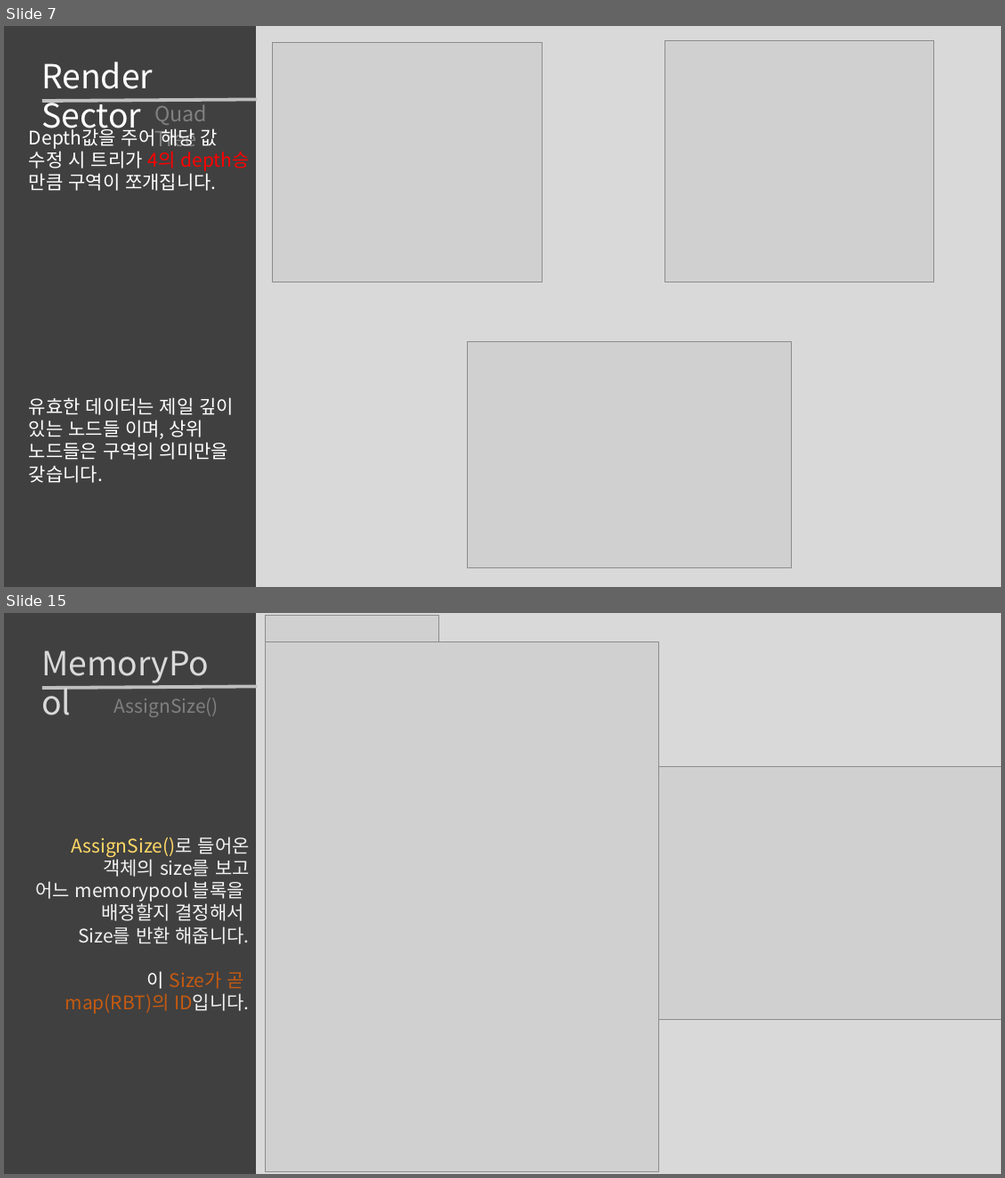
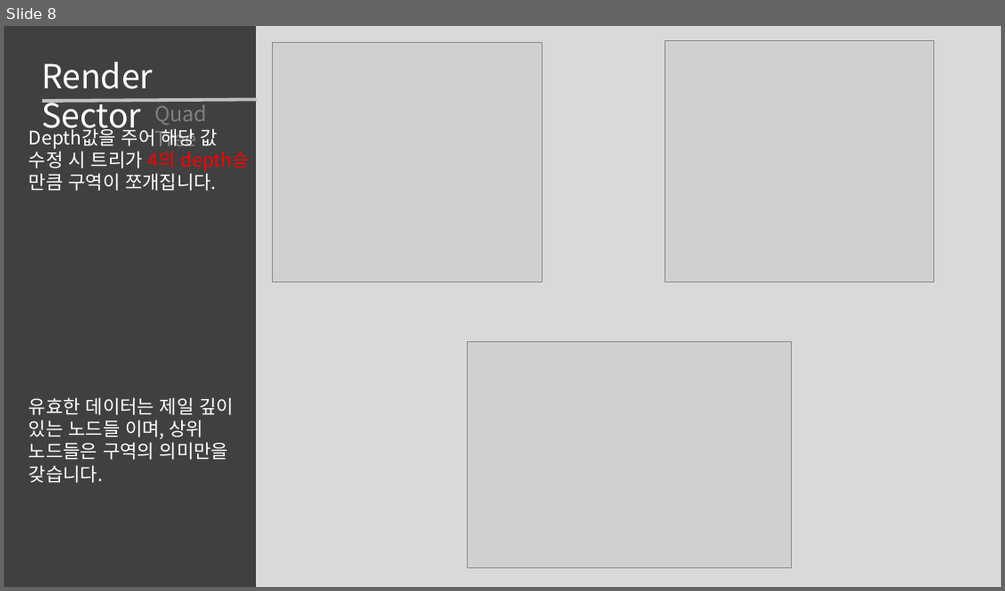
Before and after one commit to roka0105/Team.Yggdrasil_Server, a slide deck: 최예람 포트폴리오.pptx. Shown one above the other, each under a label of ours: slides 7 and 15 before the commit, slide 8 after it; the slides between them are not shown. The pictures are 1005x1178 and 1005x591 pixels, drawn with LibreOffice and Linux fonts; fonts in the diff are those of the drawing; grey boxes stand for pictures. Boxes give left, top, right and bottom in pixels: in the first picture for what was removed or moved away, otherwise in the second. Text is boxed around its words. In the diff, an @@ line names an element or a change of style, - is before the commit and + after.

```diff
--- a/최예람 포트폴리오.pptx
+++ b/최예람 포트폴리오.pptx
@@ slide 15 removed at (4,613,1001,1174), background #404040 @@
@@ rectangle removed at (257,613,1001,1174) @@
@@ picture removed at (266,616,439,641) @@
@@ picture removed at (266,642,659,1172) @@
@@ line removed from (42, 688) to (257, 686) @@
@@ text removed at (114,698,218,717) @@
-AssignSize()
@@ picture removed at (659,766,1001,1019) @@
@@ text removed at (35,836,250,1013) @@
-AssignSize()로 들어온
-객체의 size를 보고
-어느 memorypool 블록을
-배정할지 결정해서
-Size를 반환 해줍니다.
-이 Size가 곧
-map(RBT)의 ID입니다.
@@ text removed at (75,882,188,901) @@
-MemoryPool
@@ what was slide 7 is now slide 8 @@
```
Also in this commit, not shown: 15 slides changed, 7 slides added, 2 other slides removed, 11 other files.
